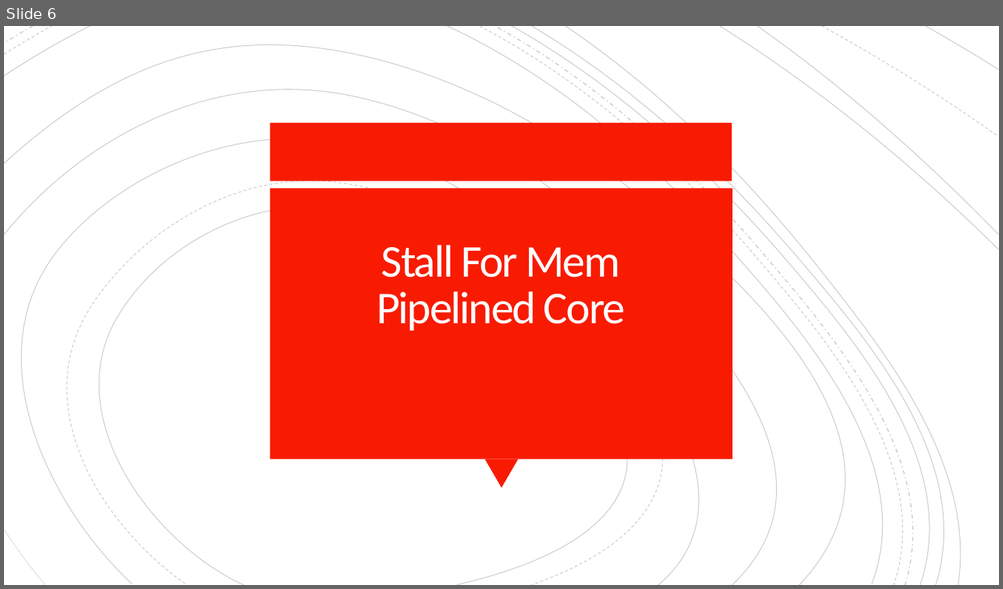
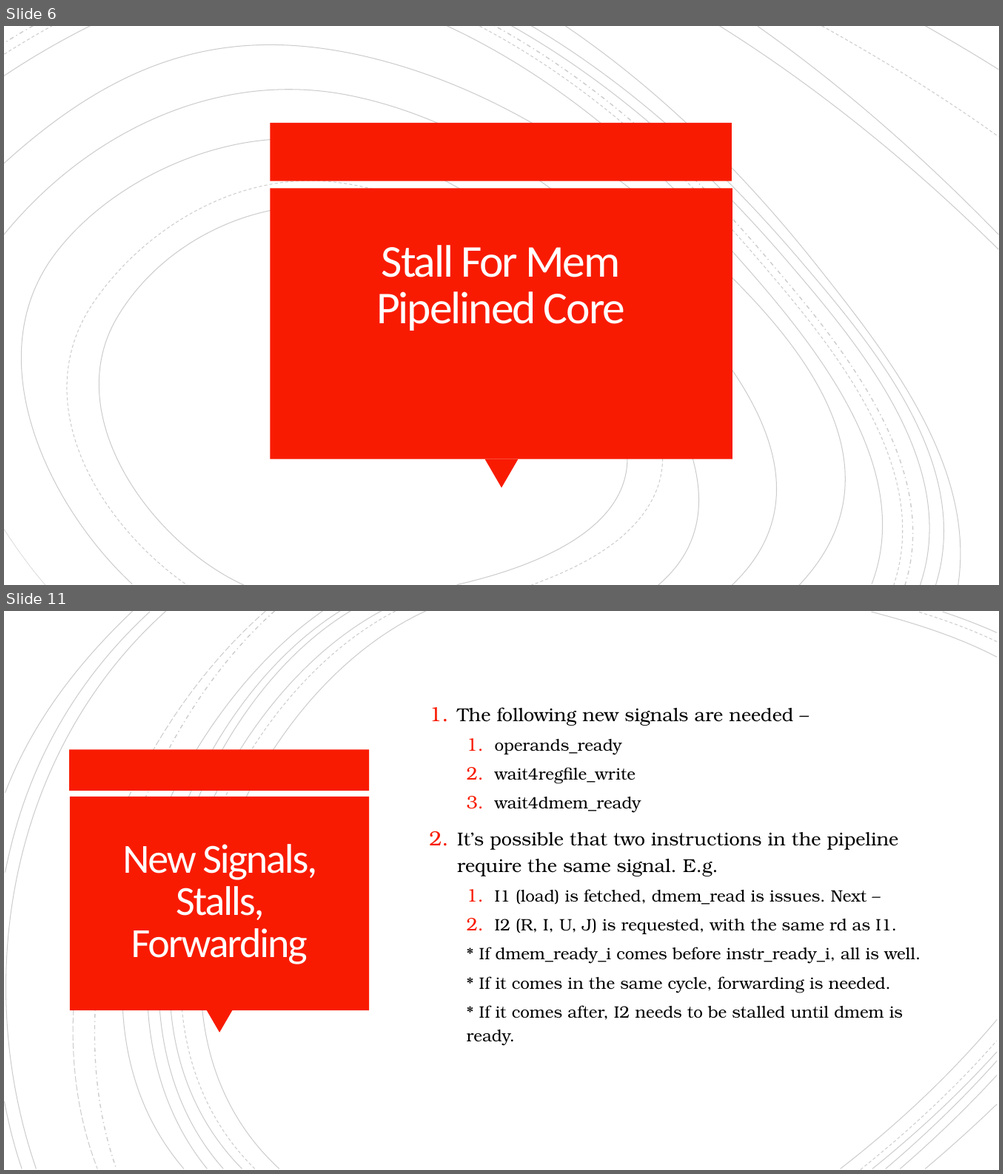
Before and after one commit to mrinav-saxena/riscv_verif0, a slide deck: rtl/core/multi_cycle/stall_for_mem_core.pptx. Shown one above the other, each under a label of ours: slide 6 before the commit, slides 6 and 11 after it; the slides between them are not shown. The pictures are 1003x589 and 1003x1174 pixels, drawn with LibreOffice and Linux fonts; fonts in the diff are those of the drawing. Boxes give left, top, right and bottom in pixels: in the first picture for what was removed or moved away, otherwise in the second. Text is boxed around its words. In the diff, an @@ line names an element or a change of style, - is before the commit and + after.

Commit message:
updated stall_for_mem_core documentation, working on pipelined core

```diff
--- a/rtl/core/multi_cycle/stall_for_mem_core.pptx
+++ b/rtl/core/multi_cycle/stall_for_mem_core.pptx
@@ slide 11 added at (4,611,999,1170), background #FFFFFF @@
@@ group added at (4,611,997,1170): 21 freeform shapes @@
@@ text added at (457,707,920,1046), 16 pt, text #000000 @@
+1. The following new signals are needed –
+  1. operands_ready
+  2. wait4regfile_write
+  3. wait4dmem_ready
+2. It’s possible that two instructions in the pipeline require the same signal. E.g.
+  1. I1 (load) is fetched, dmem_read is issues. Next –
+  2. I2 (R, I, U, J) is requested, with the same rd as I1.
+  * If dmem_ready_i comes before instr_ready_i, all is well.
+  * If it comes in the same cycle, forwarding is needed.
+  * If it comes after, I2 needs to be stalled until dmem is ready.
@@ rectangle added at (70,750,370,791), fill #F81B02 @@
@@ rectangle added at (70,797,369,1011), fill #F81B02 @@
@@ title added at (122,844,317,965), 40 pt, text #FFFEFF @@
+New Signals, Stalls, Forwarding
@@ triangle added at (206,1011,233,1034), fill #F81B02 @@
```
Also in this commit, not shown: 3 slides changed, 1 other slide added.
